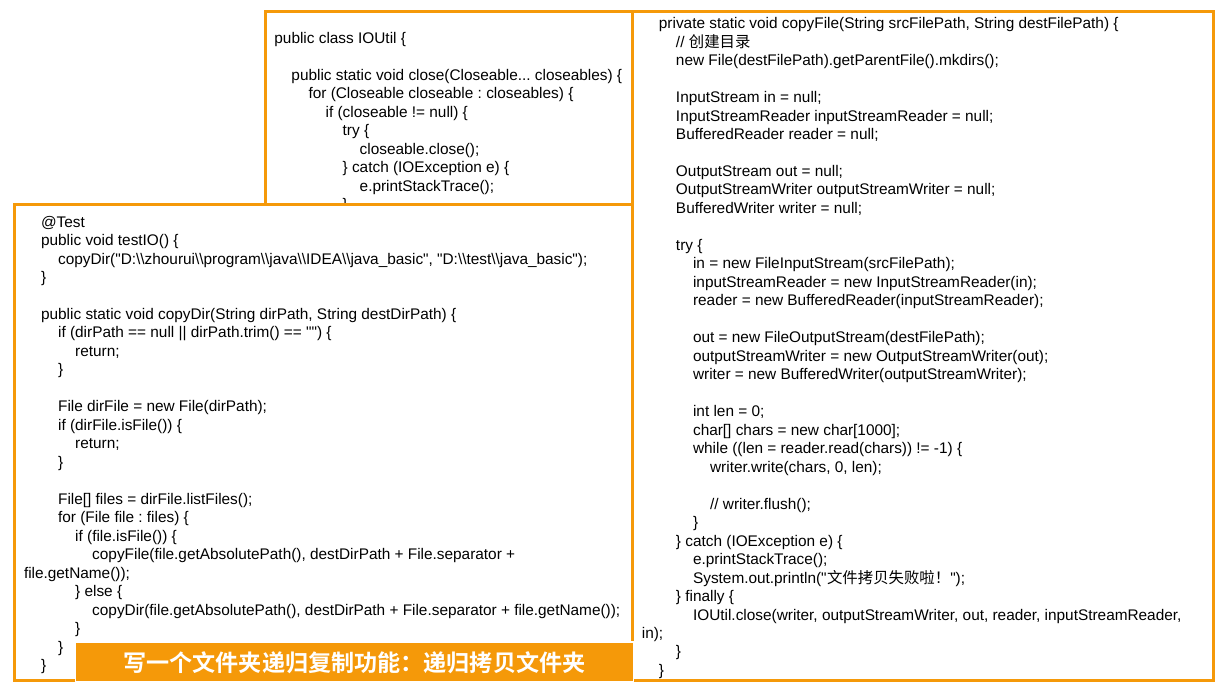
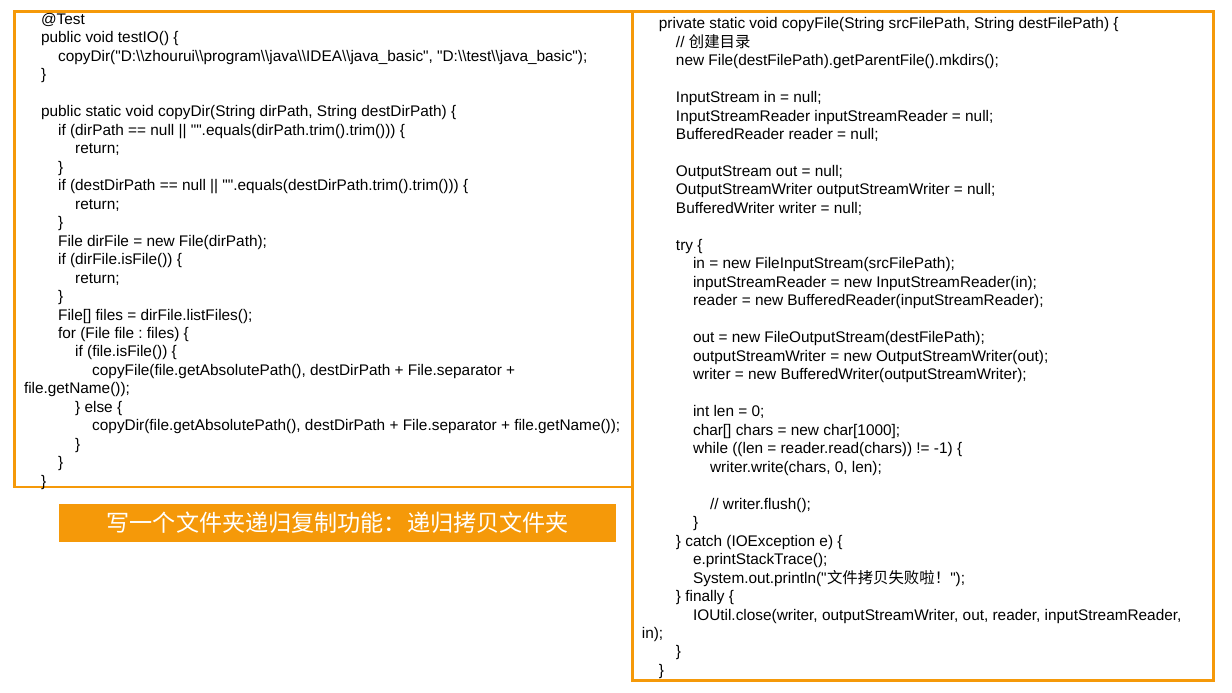
Before and after one commit to linkknown/PPT, a slide deck: slide 48 of 基础PPT/JavaSE进阶第三版/第6章：Java IO基础.pptx (slide 47 before the commit). Drawn at 1232x693 pixels with LibreOffice and Linux fonts; fonts in the diff are those of the drawing; background and template pictures are left out. Boxes give left, top, right and bottom in pixels: in the first picture for what was removed or moved away, otherwise in the second. Text is boxed around its words. In the diff, an @@ line names an element or a change of style, - is before the commit and + after.

```diff
--- a/基础PPT/JavaSE进阶第三版/第6章：Java IO基础.pptx
+++ b/基础PPT/JavaSE进阶第三版/第6章：Java IO基础.pptx
@@ rectangle "@Test" moved from (x1=15, y1=205, x2=633, y2=681) to (x1=15, y1=11, x2=633, y2=487) @@
@@ rectangle removed at (x1=265, y1=11, x2=633, y2=303) @@
-public class IOUtil {
-public static void close(Closeable... closeables) {
-for (Closeable closeable : closeables) {
-if (closeable != null) {
-try {
-closeable.close();
-} catch (IOException e) {
-e.printStackTrace();
-}
-}
-}
-}
-}
@@ text in rectangle at (x1=58, y1=124, x2=458, y2=194): text changed @@
-if (dirPath == null || dirPath.trim() == "") {
+if (dirPath == null || "".equals(dirPath.trim().trim())) {
+return;
+}
+if (destDirPath == null || "".equals(destDirPath.trim().trim())) {
@@ rectangle "写一个文件夹递归复制功能：递归拷贝文件夹" moved from (x1=75, y1=642, x2=634, y2=682) to (x1=58, y1=503, x2=617, y2=543) @@
@@ rectangle "写一个文件夹递归复制功能：递归拷贝文件夹" at (x1=58, y1=503, x2=617, y2=543): bold off @@
```
Also in this commit, not shown: 12 other slides changed, 2 slides added, 1 slide removed, 12 other files.
